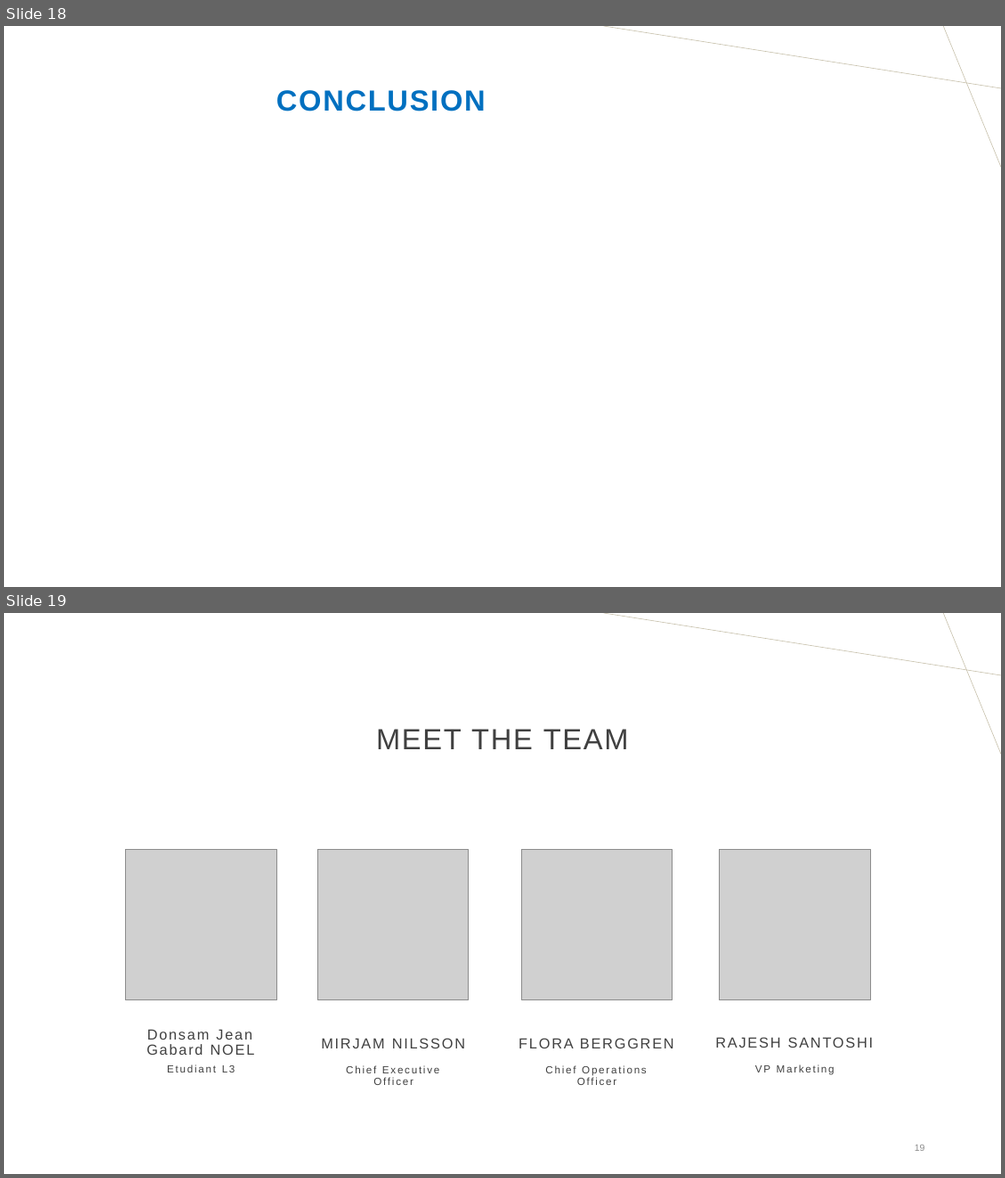
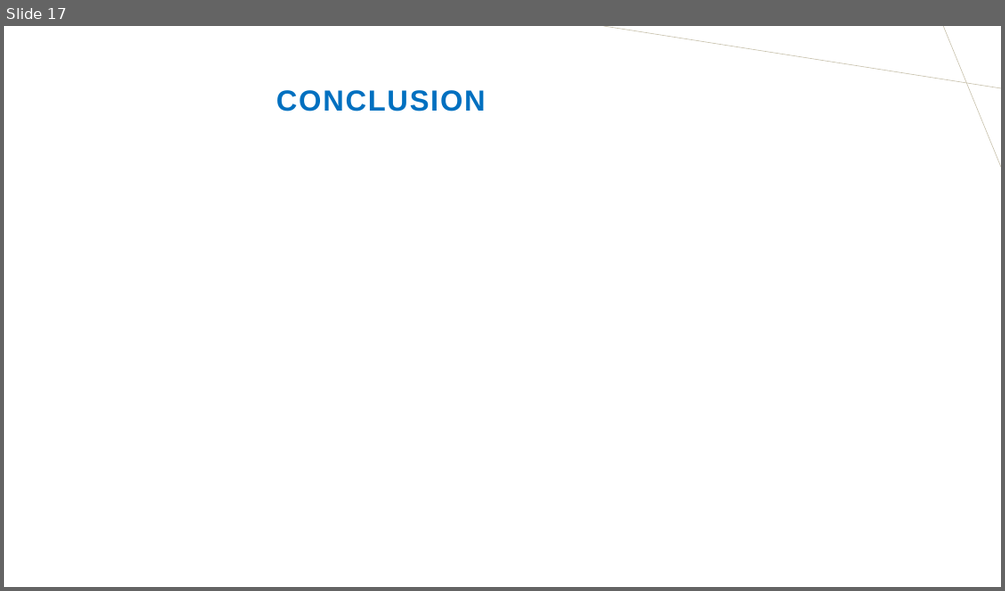
Before and after one commit to Christyy2/Projet-Final-ASI, a slide deck: Présentation-ASI.pptx. Shown one above the other, each under a label of ours: slides 18 and 19 before the commit, slide 17 after it. The pictures are 1005x1178 and 1005x591 pixels, drawn with LibreOffice and Linux fonts; fonts in the diff are those of the drawing; grey boxes stand for pictures. Boxes give left, top, right and bottom in pixels: in the first picture for what was removed or moved away, otherwise in the second. Text is boxed around its words. In the diff, an @@ line names an element or a change of style, - is before the commit and + after.

```diff
--- a/Présentation-ASI.pptx
+++ b/Présentation-ASI.pptx
@@ slide 19 removed at (4,613,1001,1174), background #FFFFFF; not listed: 2 template elements that a slide beside it also shows @@
@@ title removed at (376,729,629,749) @@
-MEET THE TEAM
@@ picture removed at (126,850,277,1000) @@
@@ picture removed at (318,850,469,1000) @@
@@ picture removed at (521,850,672,1000) @@
@@ picture removed at (720,850,871,1000) @@
@@ text removed at (146,1029,255,1054) @@
-Donsam Jean Gabard NOEL
@@ text removed at (321,1038,465,1048) @@
-MIRJAM NILSSON
@@ text removed at (518,1038,674,1048) @@
-FLORA BERGGREN
@@ text removed at (708,1029,882,1057) @@
-RAJESH SANTOSHI
@@ text removed at (167,1064,235,1072) @@
-Etudiant L3
@@ text removed at (346,1065,439,1085) @@
-Chief Executive Officer
@@ text removed at (545,1065,647,1085) @@
-Chief Operations Officer
@@ text removed at (755,1064,834,1075) @@
-VP Marketing
@@ page number removed at (914,1144,925,1151) @@
-19
@@ what was slide 18 is now slide 17 @@
```
Also in this commit, not shown: 1 slide added, 1 other slide removed.
